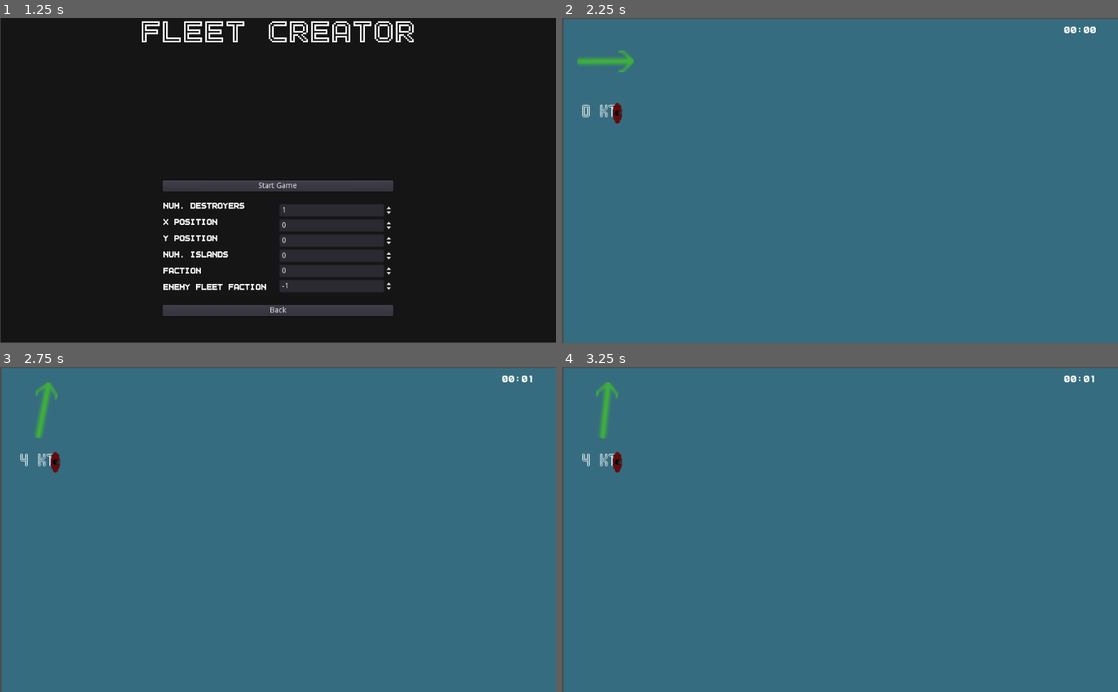
Above: before the commit, frames 1-4 (two rows, left to right).
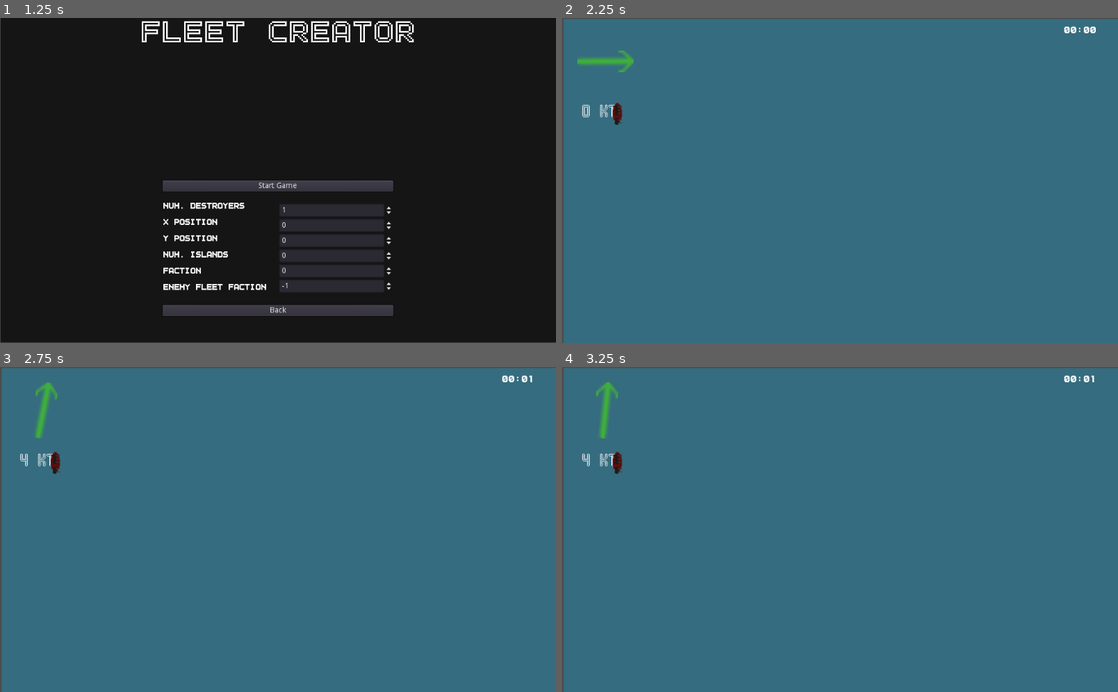
Above: after the commit, the same moments.

Repository: peter-shaw-benson/naval-game
Game: Godot game, scene res://gui/MainMenu.tscn
Same seed, same stepped clock (60 frames per second), same inputs: the game is played once before the commit and once after it.
Inputs (mouse positions are in pixels of both pictures, inside the frame that each line leads up to):
- Up to frame 1 (1.25 s): click "Start Game (New Version)" at 0.5 s
- Up to frame 2 (2.25 s): click "Start Game" at 1.25 s; move the mouse to (617, 112) at 2.02 s; hold X (bomb) from 2.03 s (still down); click (617, 112) at 2.17 s
- Up to frame 3 (2.75 s): keep holding X (bomb)
- Up to frame 4 (3.25 s): move the mouse to (617, 461) at 2.77 s; release X (bomb) at 2.78 s; tap F (fighter) at 2.85 s; click (617, 461) at 2.92 s

Frame 1 is identical in both runs. In frame 2, less than 0.1% of the frame differs, in the area x 9-11%, y 26-33%; in frame 3, less than 0.1%; in frame 4, less than 0.1%.
Error before the commit: Invalid set index 'x_offset' (on base: 'Area2D (Turret.gd)') with value of type 'int'. (res://Ships2/Turrets/Turret.gd:18)

Commit message:
turrets point at enemies now

Diff:
--- a/Ships2/ShipScene.gd
+++ b/Ships2/ShipScene.gd
@@ -36,6 +36,17 @@
 
 func _ready():
 
+	# add self to proper group (faction)
+	if self.faction == 0:
+		add_to_group("faction_0")
+	elif self.faction == 1:
+		add_to_group("faction_1")
+	elif self.faction == 2:
+		add_to_group("faction_2")
+
+	if self.faction != GameState.get_playerFaction():
+		add_to_group("enemy")
+
 	# Combat Variables:
 	get_node("ShotTimer").wait_time = GameState.get_combatPace()
 
--- a/Ships2/Turrets/Turret.gd
+++ b/Ships2/Turrets/Turret.gd
@@ -6,9 +6,13 @@
 var weaponData: Weapon
 
 var y_offset = 0
+var x_offset = 0
 var num_barrels = 1
 
 var locked = true
+
+var target = Vector2(0,0)
+var close_enemy
 
 func init(weapon):
 	# here, weapon is a dict of weapon data, y offset, and number of barrels
@@ -32,8 +36,20 @@
 	pass
 
 func _process(delta):
+	# fuck. we have to handle the turret alignment here:
+
 	if not locked:
-		look_at(get_global_mouse_position())
+
+		var all_enemy = get_tree().get_nodes_in_group("enemy")
+
+		for enemy in all_enemy:
+			var gun2enemy_distance = self.global_position.distance_to(enemy.global_position)
+			#print(gun2enemy_distance)
+			if gun2enemy_distance < self.weaponData.get_range():
+
+				close_enemy = enemy  ## --->## after get the current close_enemy
+
+				look_at(close_enemy.global_position) ## ---> look at the close_enemy
 
 func shoot():
 
@@ -68,5 +84,8 @@
 func lock():
 	self.locked = true
 
+func set_target(new_target):
+	self.target = new_target
+
 func point_to(position):
 	self.look_at(position)
